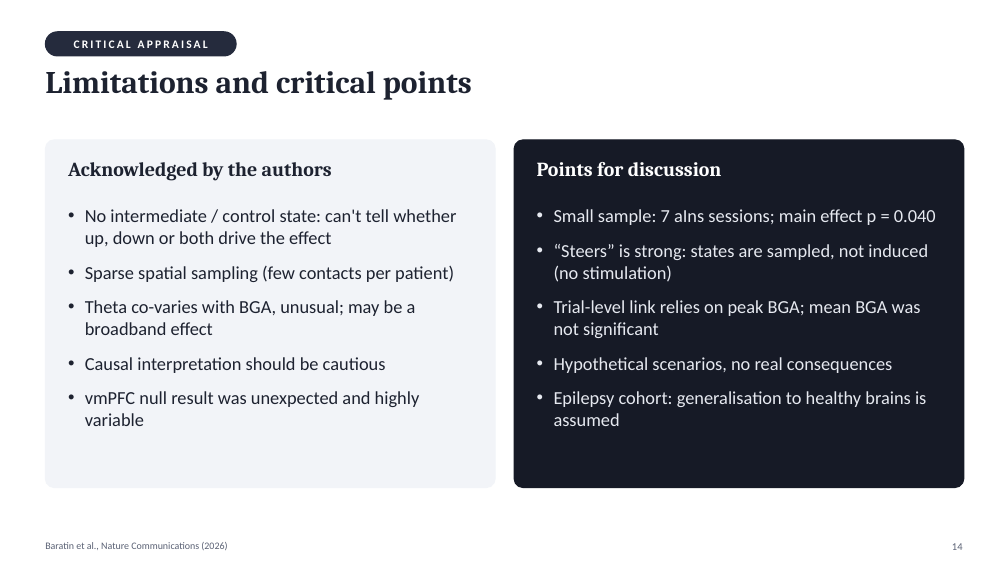
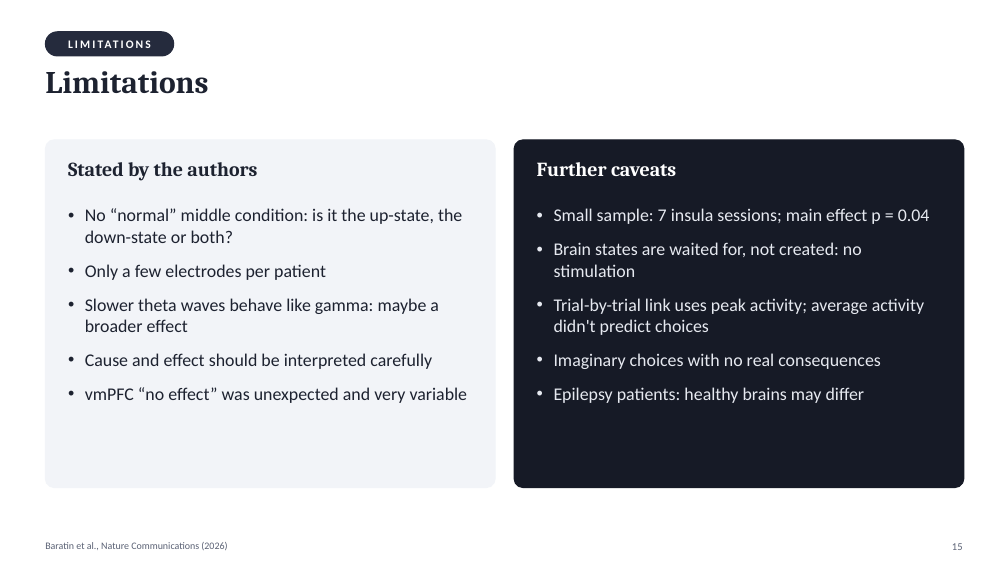
Before and after one commit to khoatranrb/DOC, a slide deck: slide 15 of Baratin2026_presentation/Baratin2026_ClosedLoop_aIns_presentation.pptx (slide 14 before the commit). Drawn at 1008x567 pixels with LibreOffice and Linux fonts; fonts in the diff are those of the drawing. Boxes give left, top, right and bottom in pixels: in the first picture for what was removed or moved away, otherwise in the second. Text is boxed around its words. In the diff, an @@ line names an element or a change of style, - is before the commit and + after.

```diff
--- a/Baratin2026_presentation/Baratin2026_ClosedLoop_aIns_presentation.pptx
+++ b/Baratin2026_presentation/Baratin2026_ClosedLoop_aIns_presentation.pptx
@@ rounded rectangle: place and size @@
-rounded rectangle at bbox=[45, 32, 236, 56]
+rounded rectangle at bbox=[45, 32, 174, 56]
@@ text at bbox=[74, 40, 208, 48]: text changed @@
-CRITICAL APPRAISAL
+LIMITATIONS
@@ text at bbox=[45, 71, 208, 94]: text changed @@
-Limitations and critical points
+Limitations
@@ text at bbox=[68, 162, 257, 181]: text changed @@
-Acknowledged by the authors
+Stated by the authors
@@ text at bbox=[537, 162, 676, 176]: text changed @@
-Points for discussion
+Further caveats
@@ text at bbox=[85, 208, 468, 403]: text changed; size 17.5 to 17 pt @@
-• No intermediate / control state: can't tell whether up, down or both drive the effect
-• Sparse spatial sampling (few contacts per patient)
-• Theta co-varies with BGA, unusual; may be a broadband effect
-• Causal interpretation should be cautious
-• vmPFC null result was unexpected and highly variable
+• No “normal” middle condition: is it the up-state, the down-state or both?
+• Only a few electrodes per patient
+• Slower theta waves behave like gamma: maybe a broader effect
+• Cause and effect should be interpreted carefully
+• vmPFC “no effect” was unexpected and very variable
@@ text at bbox=[554, 208, 930, 403]: text changed; size 17.5 to 17 pt @@
-• Small sample: 7 aIns sessions; main effect p = 0.040
-• “Steers” is strong: states are sampled, not induced (no stimulation)
-• Trial-level link relies on peak BGA; mean BGA was not significant
-• Hypothetical scenarios, no real consequences
-• Epilepsy cohort: generalisation to healthy brains is assumed
+• Small sample: 7 insula sessions; main effect p = 0.04
+• Brain states are waited for, not created: no stimulation
+• Trial-by-trial link uses peak activity; average activity didn't predict choices
+• Imaginary choices with no real consequences
+• Epilepsy patients: healthy brains may differ
@@ text at bbox=[952, 543, 963, 550]: text changed @@
-14
+15
```
Also in this commit, not shown: 14 other slides changed, 2 slides added, 1 slide removed, 1 other file.
